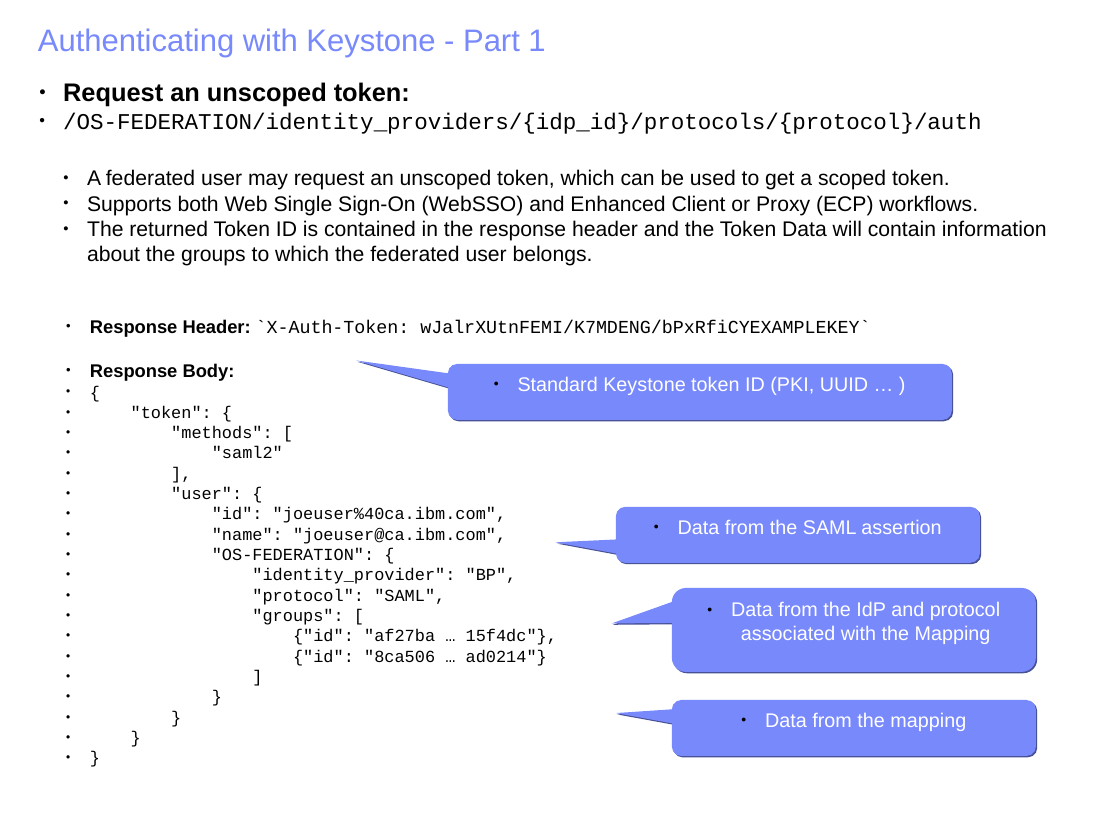
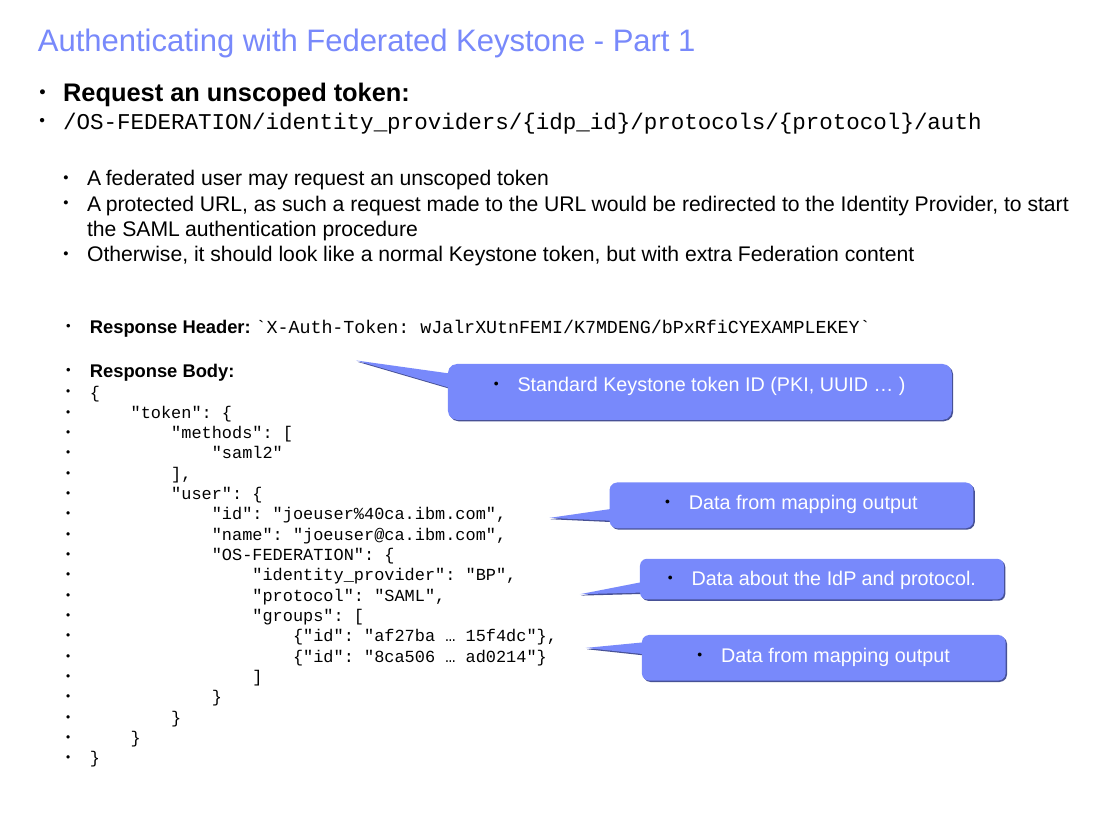
Before and after one commit to joesavak/OpenStackFederation, a slide deck: slide 22 of os-federation.odp. Drawn at 1120x840 pixels with LibreOffice and Linux fonts; fonts in the diff are those of the drawing. Boxes give left, top, right and bottom in pixels: in the first picture for what was removed or moved away, otherwise in the second. Text is boxed around its words. In the diff, an @@ line names an element or a change of style, - is before the commit and + after.

Commit message:
Tweaked some slides
Made minor changes to the slides that Brad and I will presenting. Tried
to make the content a bit shorter and easier to read.

```diff
--- a/os-federation.odp
+++ b/os-federation.odp
@@ text at [38, 28, 695, 57]: text changed @@
-Authenticating with Keystone - Part 1
+Authenticating with Federated Keystone - Part 1
@@ text at [87, 169, 1069, 266]: text changed @@
-  ● A federated user may request an unscoped token, which can be used to get a scoped token.
-  ● Supports both Web Single Sign-On (WebSSO) and Enhanced Client or Proxy (ECP) workflows.
-  ● The returned Token ID is contained in the response header and the Token Data will contain information about the groups to which the federated user belongs.
+  ● A federated user may request an unscoped token
+  ● A protected URL, as such a request made to the URL would be redirected to the Identity Provider, to start the SAML authentication procedure
+  ● Otherwise, it should look like a normal Keystone token, but with extra Federation content
@@ proportions changed in 3 elements at [642, 635, 1006, 681], [640, 559, 1004, 600], [610, 483, 974, 528] @@
@@ rounded speech box "Data from mapping output": place and size @@
-rounded speech box "Data from mapping output" at [616, 507, 980, 563]
+rounded speech box "Data from mapping output" at [610, 483, 974, 528]
@@ text in rounded speech box at [689, 495, 918, 513]: text changed @@
-● Data from the SAML assertion
+● Data from mapping output
@@ rounded speech box "Data about the IdP and ...": place and size @@
-rounded speech box "Data about the IdP and ..." at [672, 588, 1036, 673]
+rounded speech box "Data about the IdP and ..." at [640, 559, 1004, 600]
@@ text in rounded speech box at [692, 570, 976, 589]: text changed @@
-● Data from the IdP and protocol associated with the Mapping
+● Data about the IdP and protocol.
@@ rounded speech box "Data from mapping output": place and size @@
-rounded speech box "Data from mapping output" at [672, 700, 1036, 756]
+rounded speech box "Data from mapping output" at [642, 635, 1006, 681]
@@ text in rounded speech box at [721, 648, 950, 666]: text changed @@
-● Data from the mapping
+● Data from mapping output
```
Also in this commit, not shown: 8 other slides changed.
